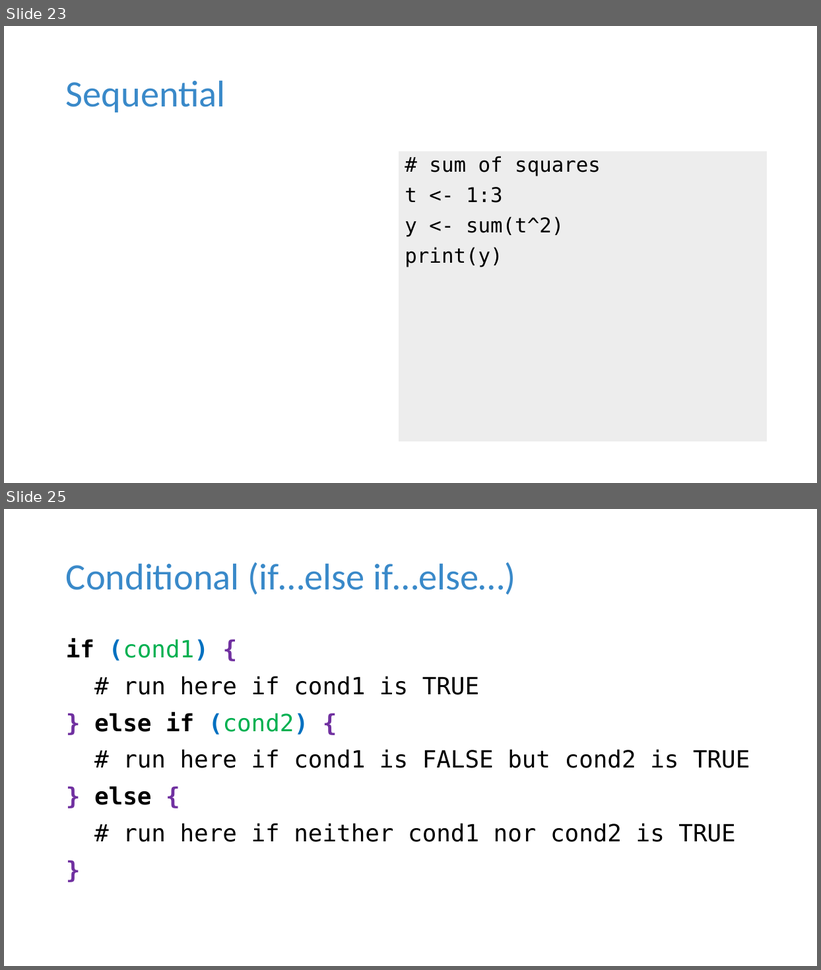
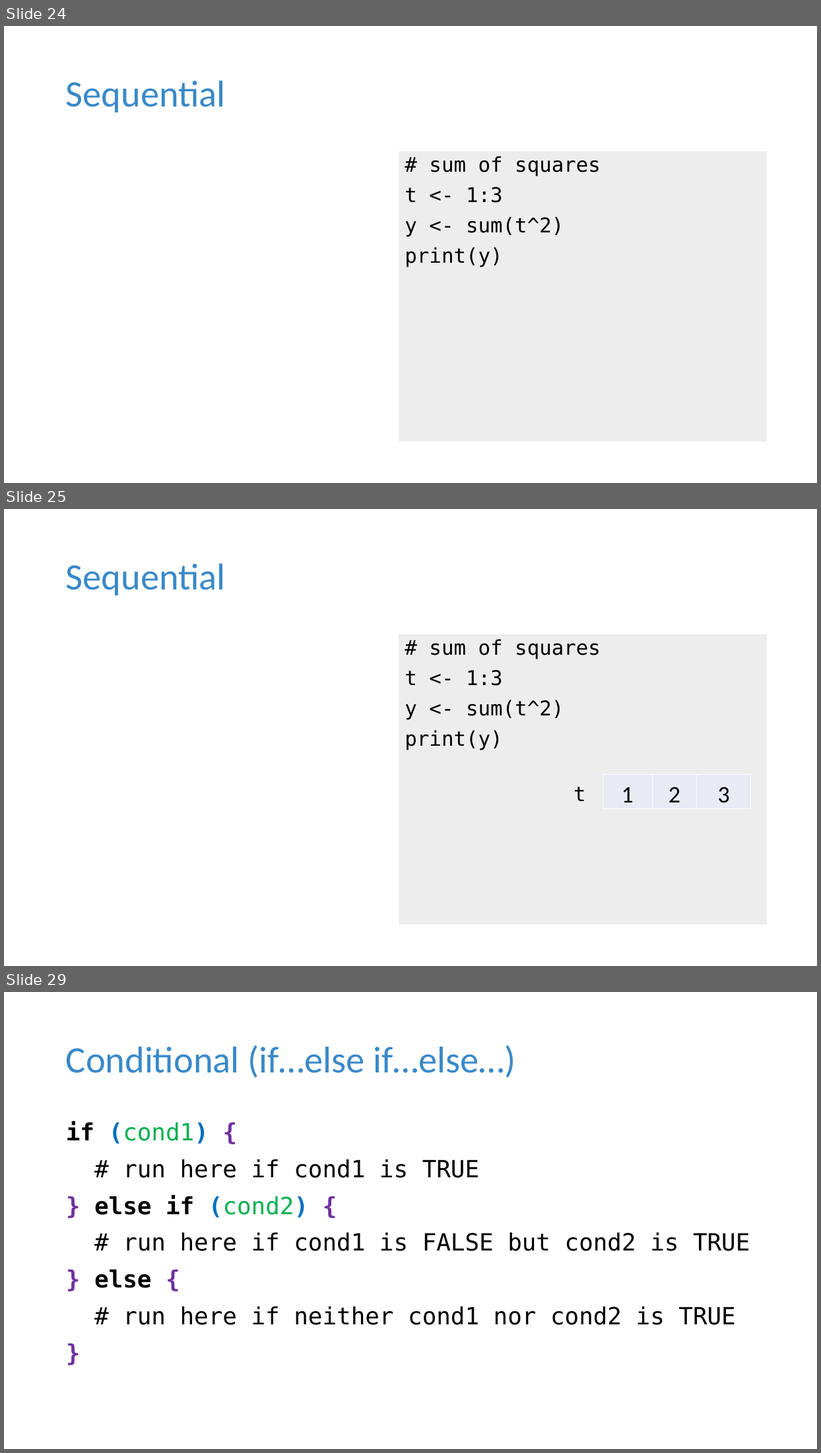
Before and after one commit to tdmdal/r-tutorial-201920-winter, a slide deck: r_intro.pptx. Shown one above the other, each under a label of ours: slides 23 and 25 before the commit, slides 24, 25 and 29 after it; the slides between them are not shown. The pictures are 821x970 and 821x1453 pixels, drawn with LibreOffice and Linux fonts; fonts in the diff are those of the drawing; grey boxes stand for pictures. Boxes give left, top, right and bottom in pixels: in the first picture for what was removed or moved away, otherwise in the second. Text is boxed around its words. In the diff, an @@ line names an element or a change of style, - is before the commit and + after.

```diff
--- a/r_intro.pptx
+++ b/r_intro.pptx
@@ slide 25 added at box(4, 509, 817, 966), background #FFFFFF @@
@@ title added at box(66, 563, 226, 595), 44 pt, text #3989C9 @@
+Sequential
@@ rectangle added at box(399, 634, 767, 925), fill #EDEDED, 24 pt, text #000000 @@
+# sum of squares
+t <- 1:3
+y <- sum(t^2)
+print(y)
@@ table added at box(603, 775, 750, 809), 1 rows, 3 columns @@
+1 | 2 | 3
@@ text added at box(574, 787, 586, 801), 24 pt, text #000000 @@
+t
@@ what was slide 23 is now slide 24 @@
@@ what was slide 25 is now slide 29 @@
```
Also in this commit, not shown: 3 slides changed, 5 other slides added, 2 other files.
